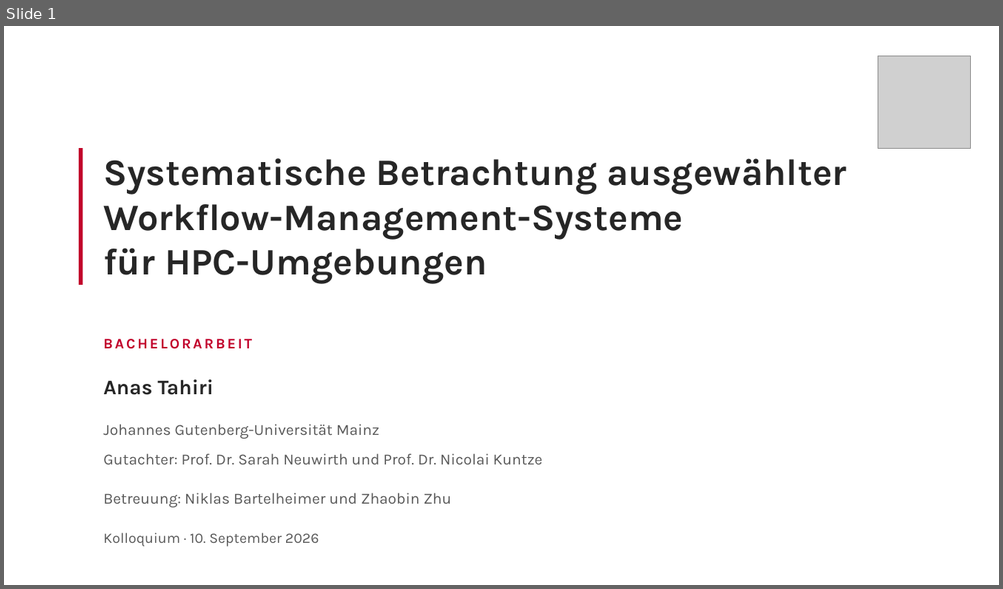
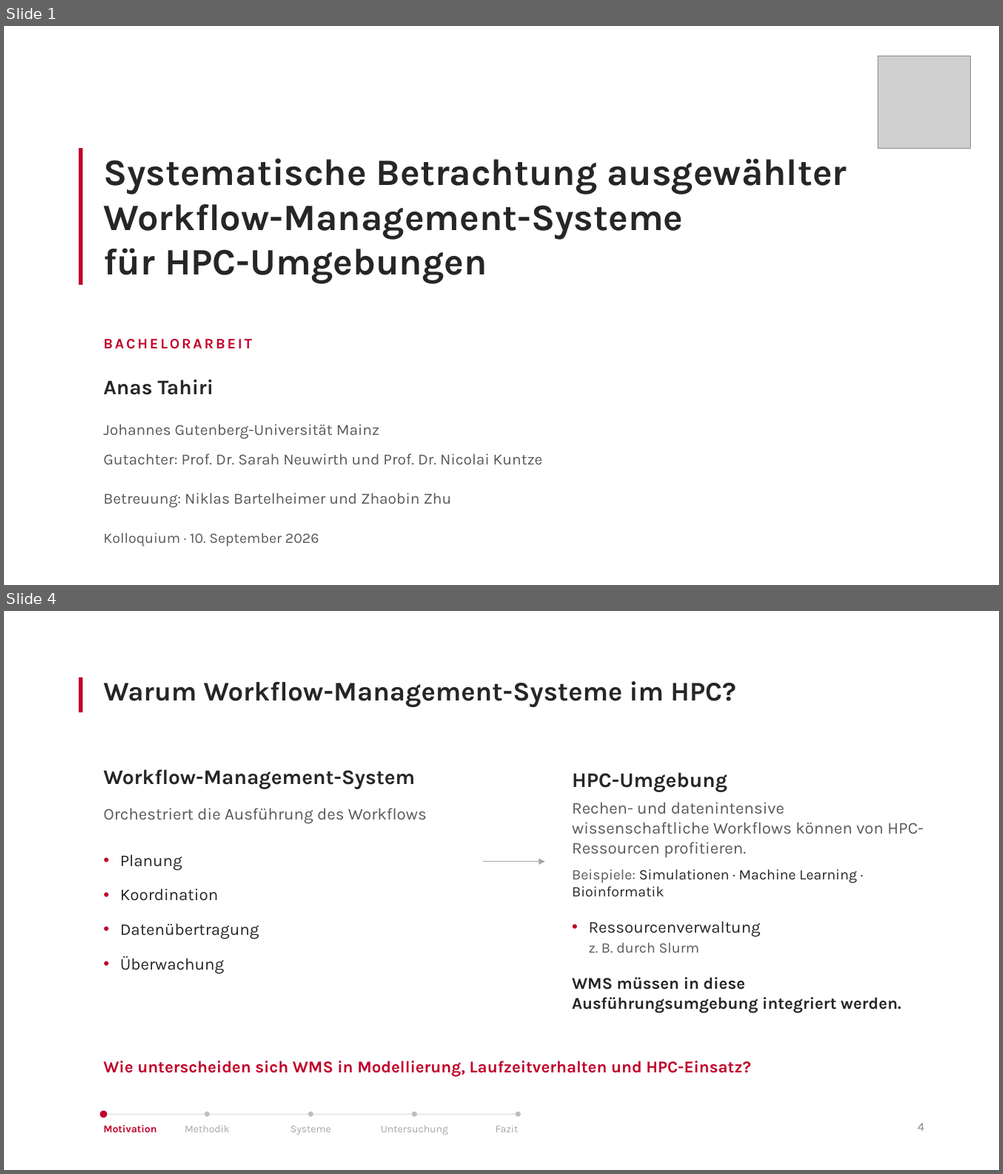
Before and after one commit to antahiri/bachelorarbeit-wms, a slide deck: Präsentation-Kolloqium.pptx. Shown one above the other, each under a label of ours: slide 1 before the commit, slides 1 and 4 after it; the slides between them are not shown. The pictures are 1003x589 and 1003x1174 pixels, drawn with LibreOffice and Linux fonts; fonts in the diff are those of the drawing; grey boxes stand for pictures. Boxes give left, top, right and bottom in pixels: in the first picture for what was removed or moved away, otherwise in the second. Text is boxed around its words. In the diff, an @@ line names an element or a change of style, - is before the commit and + after.

```diff
--- a/Präsentation-Kolloqium.pptx
+++ b/Präsentation-Kolloqium.pptx
@@ slide 4 added at (4, 611, 999, 1170), background #FFFFFF @@
@@ rectangle added at (79, 678, 83, 712), fill #C1002A @@
@@ title added at (103, 681, 736, 707), 26 pt, text #262626, bold @@
+Warum Workflow-Management-Systeme im HPC?
@@ text added at (103, 769, 427, 974), 16 pt, text #262626 @@
+Workflow-Management-System
+Orchestriert die Ausführung des Workflows
+• Planung
+• Koordination
+• Datenübertragung
+• Überwachung
@@ text added at (572, 772, 923, 1014), 16 pt, text #262626 @@
+HPC-Umgebung
+Rechen- und datenintensive wissenschaftliche Workflows können von HPC-Ressourcen profitieren.
+Beispiele: Simulationen · Machine Learning · Bioinformatik
+• Ressourcenverwaltung
+z. B. durch Slurm
+WMS müssen in diese Ausführungsumgebung integriert werden.
@@ arrow added from (483, 862) to (545, 862), #A6A6A6 1 pt @@
@@ text added at (103, 1061, 751, 1077), 16 pt, text #C1002A, bold @@
+Wie unterscheiden sich WMS in Modellierung, Laufzeitverhalten und HPC-Einsatz?
@@ ellipse added at (99, 1111, 107, 1119), fill #C1002A @@
@@ line added from (103, 1115) to (518, 1115), #D9D9D9 0.5 pt @@
@@ ellipse added at (205, 1113, 210, 1118), fill #BFBFBF @@
@@ ellipse added at (308, 1113, 313, 1118), fill #BFBFBF @@
@@ ellipse added at (412, 1113, 418, 1118), fill #BFBFBF @@
@@ ellipse added at (515, 1113, 521, 1118), fill #BFBFBF @@
@@ text added at (103, 1125, 156, 1133), 10 pt, text #C1002A, bold @@
+Motivation
@@ text added at (185, 1125, 230, 1133), 10 pt, text #A6A6A6 @@
+Methodik
@@ text added at (290, 1126, 331, 1135), 10 pt, text #A6A6A6 @@
+Systeme
@@ text added at (381, 1125, 448, 1135), 10 pt, text #A6A6A6 @@
+Untersuchung
@@ text added at (495, 1125, 518, 1133), 10 pt, text #A6A6A6 @@
+Fazit
@@ text added at (917, 1123, 924, 1131), 12 pt, text #8C8C8C @@
+4
```
Also in this commit, not shown: 1 slide changed, 5 other slides added.
